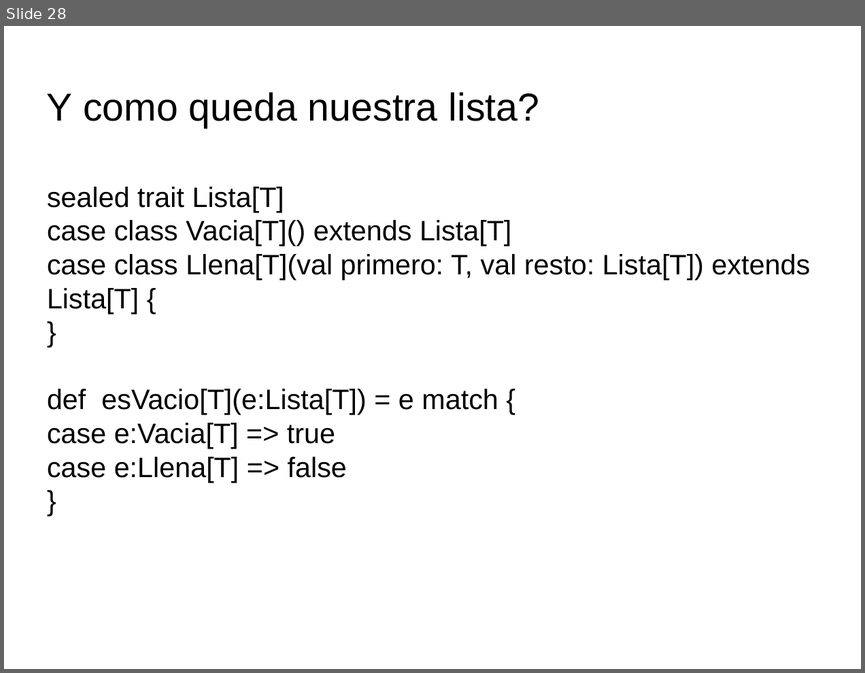
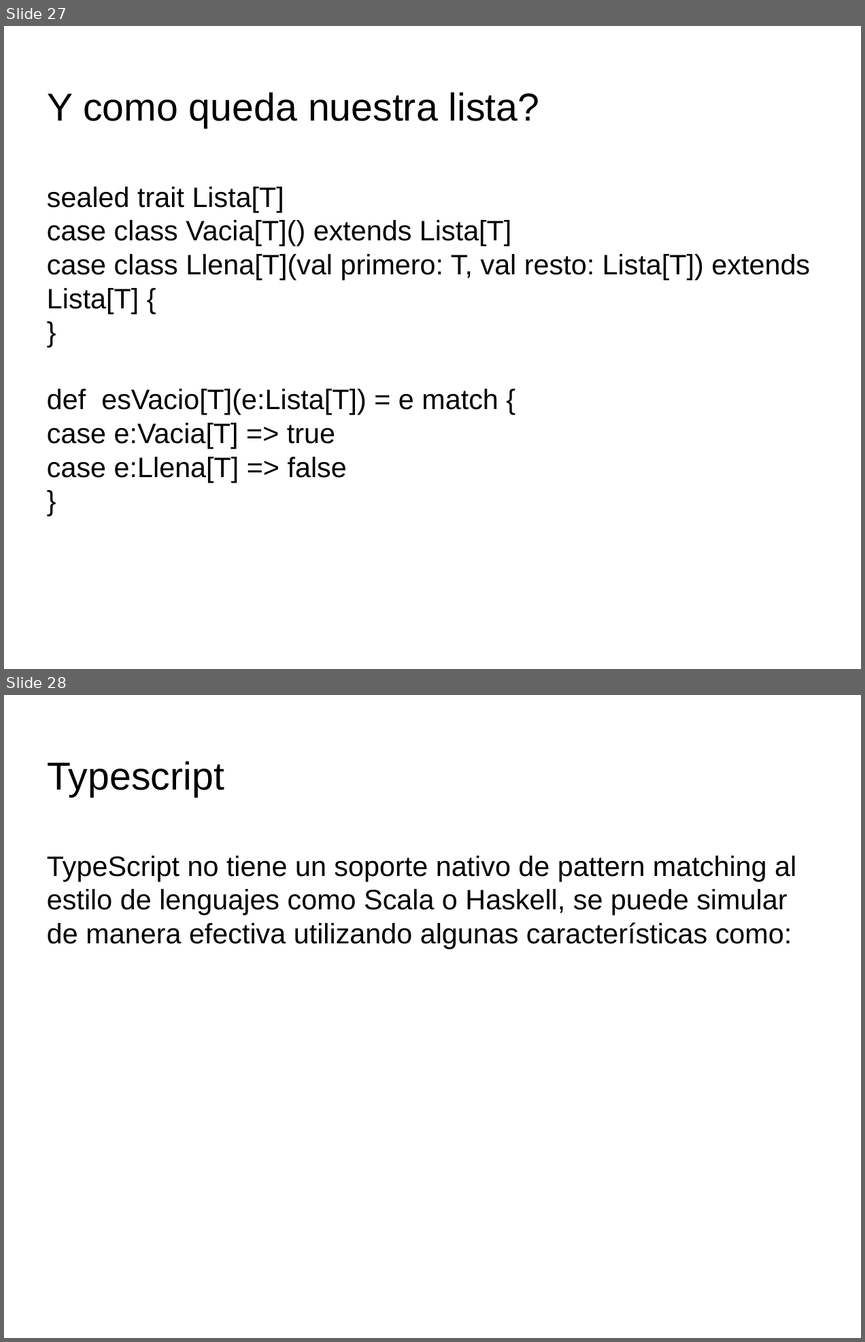
Before and after one commit to emanuelpeg/paradigmaUAP2024, a slide deck: funcional/clase3.pptx. Shown one above the other, each under a label of ours: slide 28 before the commit, slides 27 and 28 after it. The pictures are 865x673 and 865x1342 pixels, drawn with LibreOffice and Linux fonts; fonts in the diff are those of the drawing; background and template pictures are left out. Boxes give left, top, right and bottom in pixels: in the first picture for what was removed or moved away, otherwise in the second. Text is boxed around its words. In the diff, an @@ line names an element or a change of style, - is before the commit and + after.

```diff
--- a/funcional/clase3.pptx
+++ b/funcional/clase3.pptx
@@ slide 28 added at [4, 695, 861, 1338], background picture (left out) @@
@@ text added at [47, 761, 224, 797], 32.7 pt, text #000000 @@
+Typescript
@@ text added at [47, 855, 796, 949], 23.6 pt, text #000000 @@
+TypeScript no tiene un soporte nativo de pattern matching al estilo de lenguajes como Scala o Haskell, se puede simular de manera efectiva utilizando algunas características como:
@@ what was slide 28 is now slide 27 @@
```
Also in this commit, not shown: 3 slides changed, 10 other slides added, 10 other files.
